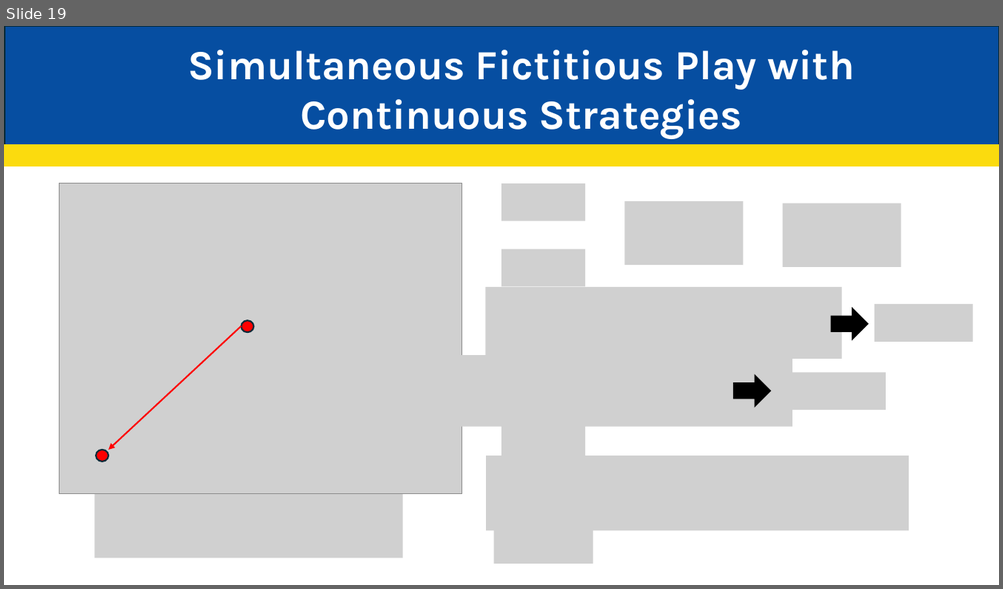
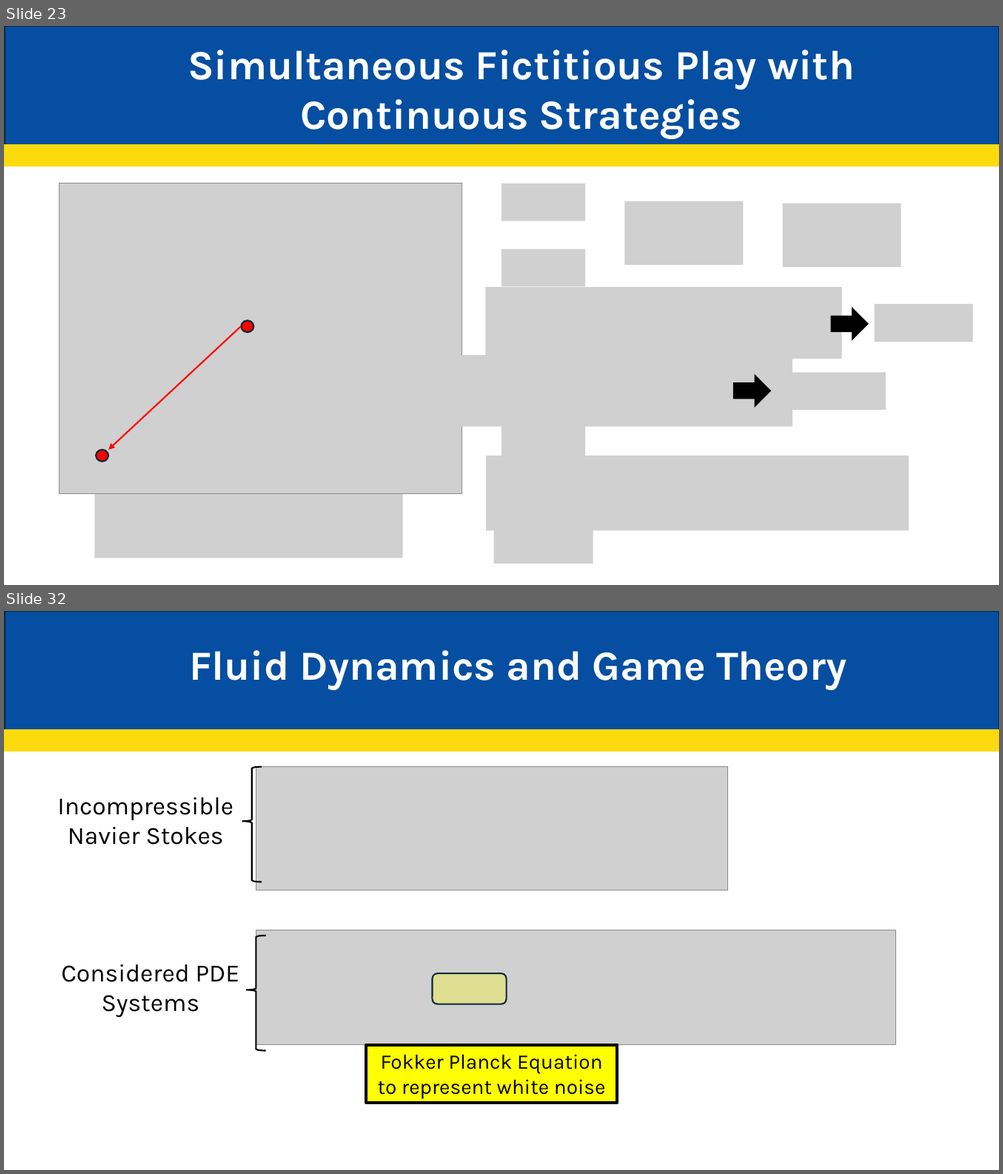
Before and after one commit to JakeCisc210/Candidacy, a slide deck: Reading Course/Presentations/Game Theory Nine.pptx. Shown one above the other, each under a label of ours: slide 19 before the commit, slides 23 and 32 after it; the slides between them are not shown. The pictures are 1003x589 and 1003x1174 pixels, drawn with LibreOffice and Linux fonts; fonts in the diff are those of the drawing; grey boxes stand for pictures. Boxes give left, top, right and bottom in pixels: in the first picture for what was removed or moved away, otherwise in the second. Text is boxed around its words. In the diff, an @@ line names an element or a change of style, - is before the commit and + after.

```diff
--- a/Reading Course/Presentations/Game Theory Nine.pptx
+++ b/Reading Course/Presentations/Game Theory Nine.pptx
@@ slide 32 added at (4,611,999,1170), background #FFFFFF @@
@@ rectangle added at (5,611,999,730), fill #064EA1, outline #092A39 1.5 pt @@
@@ text added at (189,650,846,690), 40 pt, text #FFFFFF, bold @@
+Fluid Dynamics and Game Theory
@@ rectangle added at (4,730,999,751), fill #FBDB0E, outline #FBDB0E 1.5 pt @@
@@ right brace added at (242,767,262,882), outline #000000 1.5 pt @@
@@ picture added at (256,767,728,891) @@
@@ text added at (57,797,233,845), 24 pt, text #000000 @@
+Incompressible Navier Stokes
@@ right brace added at (246,936,265,1051), outline #000000 1.5 pt @@
@@ picture added at (256,931,896,1045) @@
@@ text added at (61,965,240,1018), 24 pt, text #000000 @@
+Considered PDE Systems
@@ rounded rectangle added at (432,974,506,1004), fill #FFFF00 at 30% opacity, outline #092A39 1.5 pt @@
@@ rectangle added at (366,1045,617,1102), fill #FFFF00, outline #000000 3 pt, 20 pt, text #000000 @@
+Fokker Planck Equation to represent white noise
@@ what was slide 19 is now slide 23 @@
```
Also in this commit, not shown: 2 slides changed, 11 other slides added, 5 other files.
